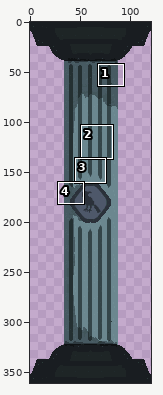
File history of a sprite sheet, images/Pillar_1.png. The first picture is a wide view before the edit; the outline marks the close-up.
Close-up. Before the edit:
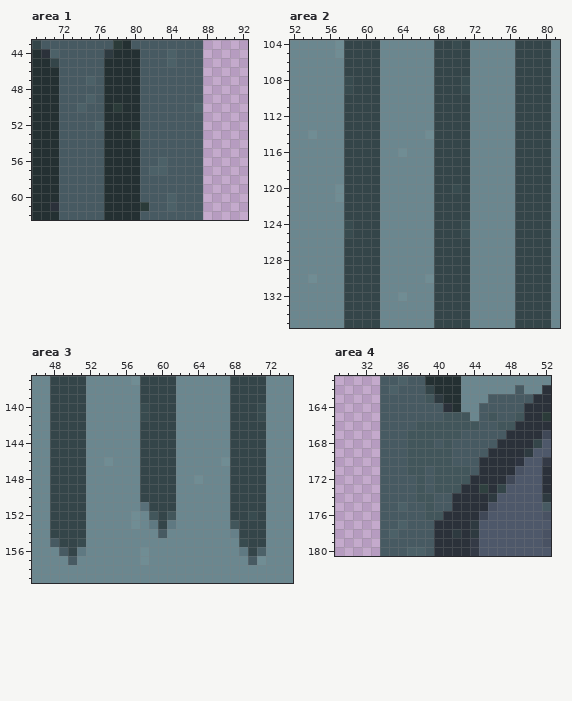
The file is 121x361 pixels. Pixels under 10% opacity are left out. Colours within 5 levels of each other are drawn and written as one. Shown: area 1: x 69..92, y 43..62; area 2: x 52..81, y 104..135; area 3: x 46..74, y 137..159; area 4: x 29..52, y 161..180. The commit also changed other parts of the picture, which this record leaves out.
The result:
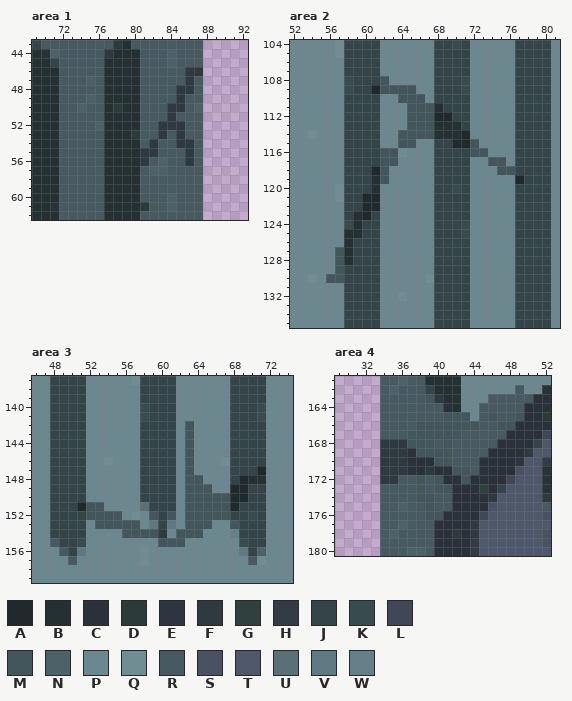
Palette (. is transparent): A #202a2d  B #243032  C #2b313a  D #2b3b39  E #2e3440  F #2e3a40  G #2f403f  H #343a46  J #344549  K #384b4f  L #404857  M #42565b  N #4c6168  P #6b878f  Q #708d94  R #475a62  S #495263  T #4e586a  U #597079  V #5f7982  W #668089
The exact change:
--- area 1
@@ x 79..89 @@
 45 BBRRRNRRR..
-46 BBRRRRRRR..
-47 BBRRRRRRR..
-48 BBRRRRRRR..
-49 BBRRRRRRR..
-50 BBRRRRRRN..
-51 BBRRRRRRR..
-52 BBRRRRRRR..
-53 BDRRRRRRR..
-54 BBRRRRRRR..
-55 BBRRRRRRR..
-56 BBRRNRRRR..
+46 BBRRRRRFF..
+47 BBRRRRRFR..
+48 BBRRRRFFR..
+49 BBRRRRFRR..
+50 BBRRRFFRN..
+51 BBRRRFRRR..
+52 BBRRFFFRR..
+53 BDRRFRFRR..
+54 BBRFRRFFR..
+55 BBFFRRRFR..
+56 BBFRNRRFR..
 57 BBRNNRRRR..
--- area 2
@@ x 52..81 @@
 107 PPPPPPJJJJPPPPPPJJJJPPPPPJJJJP
-108 PPPPPPKJJJPPPPPPJJJKPPPPPJJJJP
-109 PPPPPPKJJJPPPPPPJJJKPPPPPJJJJP
-110 PPPPPPJJJJPPPPPPJJJJPPPPPJJJJP
-111 PPPPPPJJJJPPPPPPJJJJPPPPPJJJJP
-112 PPPPPPJJJJPPPPPPJJJJPPPPPJJJJP
-113 PPPPPPJJJJPPPPPPJJJJPPPPPJJJJP
-114 PPQPPPJJJJPPPPPQJJJJPPPPPJJJJP
-115 PPPPPPJJJJPPPPPPJJJJPPPPPJJJJP
-116 PPPPPPJJJJPPQPPPJJJJPPPPPJJJJP
-117 PPPPPPJJJJPPPPPPJJJJPPPPPJJJJP
-118 PPPPPPJJJJPPPPPPJJJJPPPPPJJJJP
-119 PPPPPPJJJJPPPPPPJJJJPPPPPJJJJP
-120 PPPPPQJJJJPPPPPPJJKJPPPPPJJJJP
-121 PPPPPQJJJJPPPPPPJJJJPPPPPJJJJP
-122 PPPPPPJJJJPPPPPPJJJJPPPPPJJJJP
-123 PPPPPPJJJJPPPPPPJJJJPPPPPJJJJP
-124 PPPPPPKJJJPPPPPPJJJKPPPPPJJJJP
-125 PPPPPPKJJJPPPPPPJJJKPPPPPJJJJP
-126 PPPPPPJJJJPPPPPPJJJJPPPPPJJJJP
-127 PPPPPPJJJJPPPPPPJJJJPPPPPJJJJP
-128 PPPPPPJJJJPPPPPPJJJJPPPPPJJJJP
-129 PPPPPPJJJJPPPPPPJJJJPPPPPJJJJP
-130 PPQPPPJJJJPPPPPQJJJJPPPPPJJJJP
+108 PPPPPPKJJJMPPPPPJJJKPPPPPJJJJP
+109 PPPPPPKJJAMMMMPPJJJKPPPPPJJJJP
+110 PPPPPPJJJJPPMMMPJJJJPPPPPJJJJP
+111 PPPPPPJJJJPPPMMMBJJJPPPPPJJJJP
+112 PPPPPPJJJJPPPMMMAAJJPPPPPJJJJP
+113 PPPPPPJJJJPPPMMMBBBJPPPPPJJJJP
+114 PPQPPPJJJJPPMMMMBBBAPPPPPJJJJP
+115 PPPPPPJJJJPPMMPPJJAAMPPPPJJJJP
+116 PPPPPPJJJJMMQPPPJJJJMMPPPJJJJP
+117 PPPPPPJJJJMMPPPPJJJJPPMMPJJJJP
+118 PPPPPPJJJAMPPPPPJJJJPPPMMJJJJP
+119 PPPPPPJJJBMPPPPPJJJJPPPPPAJJJP
+120 PPPPPQJJJBPPPPPPJJKJPPPPPJJJJP
+121 PPPPPQJJAAPPPPPPJJJJPPPPPJJJJP
+122 PPPPPPJJAAPPPPPPJJJJPPPPPJJJJP
+123 PPPPPPJBAJPPPPPPJJJJPPPPPJJJJP
+124 PPPPPPKBJJPPPPPPJJJKPPPPPJJJJP
+125 PPPPPPBBJJPPPPPPJJJKPPPPPJJJJP
+126 PPPPPPBJJJPPPPPPJJJJPPPPPJJJJP
+127 PPPPPMBJJJPPPPPPJJJJPPPPPJJJJP
+128 PPPPPMBJJJPPPPPPJJJJPPPPPJJJJP
+129 PPPPPMJJJJPPPPPPJJJJPPPPPJJJJP
+130 PPQPMMJJJJPPPPPQJJJJPPPPPJJJJP
 131 PPPPPPJJJJPPPPPPJJJJPPPPPJJJJP
--- area 3
@@ x 46..74 @@
 141 PPJJJJPPPPPPKJJJPPPPPPJJJKPPP
-142 PPJJJJPPPPPPJJJJPPPPPPJJJJPPP
-143 PPJJJJPPPPPPJJJJPPPPPPJJJJPPP
-144 PPJJJJPPPPPPJJJJPPPPPPJJJJPPP
-145 PPJJJJPPPPPPJJJJPPPPPPJJJJPPP
-146 PPJJJJPPQPPPJJJJPPPPPQJJJJPPP
-147 PPJJJJPPPPPPJJJJPPPPPPJJJJPPP
-148 PPJJJJPPPPPPJJJJPPQPPPJJJJPPP
-149 PPJJJJPPPPPPJJJJPPPPPPJJJJPPP
-150 PPJJJJPPPPPPJJJJPPPPPPJJJJPPP
-151 PPJJJJPPPPPPUJJJPPPPPPJJJJPPP
-152 PPJJJJPPPPPQPMJMPPPPPPJJKJPPP
-153 PPJJJJPPPPPQPVJVPPPPPPMJJJPPP
-154 PPJJJJPPPPPPPPRPPPPPPPWJJJPPP
-155 PPRJJKPPPPPPPPPPPPPPPPPKJJPPP
+142 PPJJJJPPPPPPJJJJPMPPPPJJJJPPP
+143 PPJJJJPPPPPPJJJJPMPPPPJJJJPPP
+144 PPJJJJPPPPPPJJJJPMPPPPJJJJPPP
+145 PPJJJJPPPPPPJJJJPMPPPPJJJJPPP
+146 PPJJJJPPQPPPJJJJPMPPPQJJJJPPP
+147 PPJJJJPPPPPPJJJJPMPPPPJJJAPPP
+148 PPJJJJPPPPPPJJJJPMMPPPJABBPPP
+149 PPJJJJPPPPPPJJJJPMMMPPAAJJPPP
+150 PPJJJJPPPPPPJJJJPMMMMMAAJJPPP
+151 PPJJJAMMPPPPUJJJPMMMMMAJJJPPP
+152 PPJJJJMMMMPQPMJMPMMMMMJJKJPPP
+153 PPJJJJPMMMMMPVJVPMMMPPMJJJPPP
+154 PPJJJJPPPPMMMMFPMMMPPPWJJJPPP
+155 PPRJJKPPPPPPPPMMMPPPPPPKJJPPP
 156 PPPRJVPPPPPPQPPPPPPPPPPVJNPPP
--- area 4
@@ x 32..44 @@
 167 ..RRRMMMMMMRR
-168 ..RRRMMMRMRRR
-169 ..RRRMMMMMRRR
-170 ..RRRMMMMMRRR
-171 ..RRRMMRMMMMR
-172 ..RRRRMRMMMMC
-173 ..RRRRMRMMMCC
+168 ..FFFMMMRMRRR
+169 ..FFFCMMMMRRR
+170 ..FFFCCCMMRRR
+171 ..FFFCCDCCMMR
+172 ..FFRRMRMCCMC
+173 ..RRRRMRMMCCC
 174 ..RRRRMMRRCCC
Pixel boxes of the changes (left, top, right, bottom) in both close-ups:
changed: (140, 67, 203, 166)
changed: (326, 76, 524, 283)
changed: (77, 421, 266, 547)
changed: (380, 439, 461, 493)
